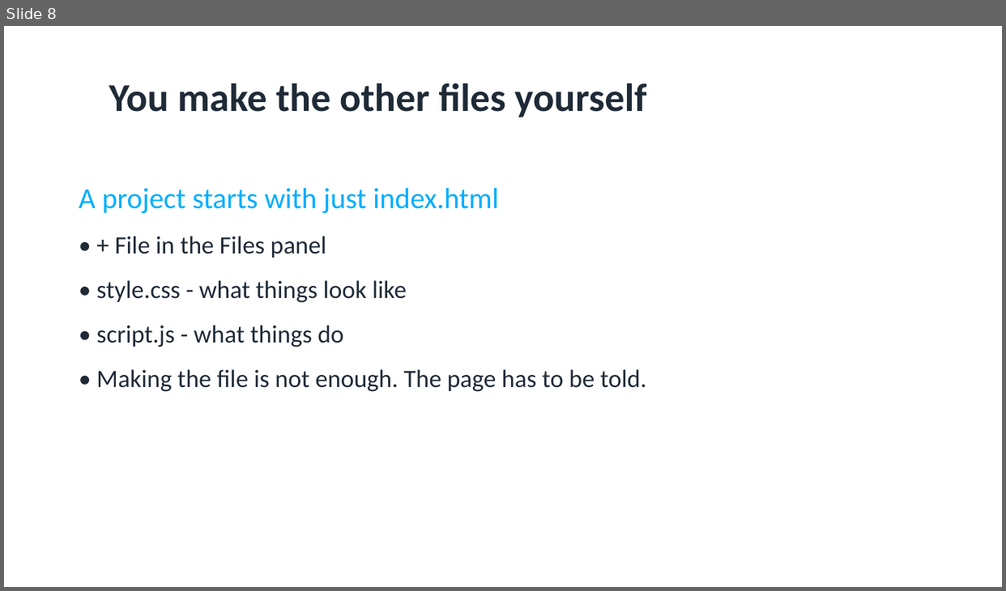
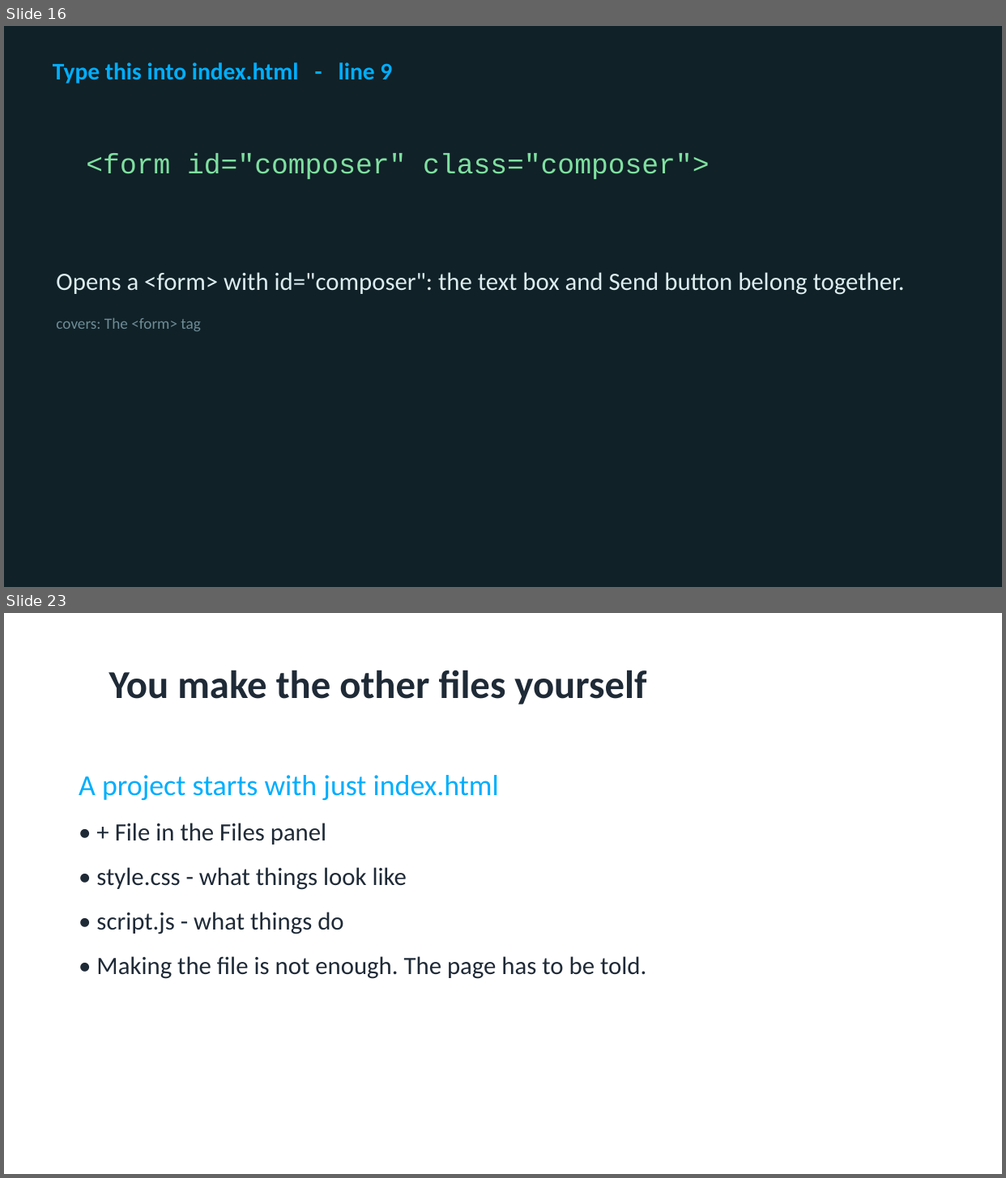
Before and after one commit to utgapps/utgapps.github.io, a slide deck: ai101/slides/week-01.pptx. Shown one above the other, each under a label of ours: slide 8 before the commit, slides 16 and 23 after it; the slides between them are not shown. The pictures are 1006x591 and 1006x1178 pixels, drawn with LibreOffice and Linux fonts; fonts in the diff are those of the drawing. Boxes give left, top, right and bottom in pixels: in the first picture for what was removed or moved away, otherwise in the second. Text is boxed around its words. In the diff, an @@ line names an element or a change of style, - is before the commit and + after.

```diff
--- a/ai101/slides/week-01.pptx
+++ b/ai101/slides/week-01.pptx
@@ slide 16 added at [4,26,1002,587], background #102127 @@
@@ text added at [53,62,392,84], 23 pt, text #01AEFD, bold @@
+Type this into index.html - line 9
@@ text added at [86,153,709,179], 27 pt, text #7FE0A0 @@
+<form id="composer" class="composer">
@@ text added at [56,272,905,331], 24 pt, text #DCECEF @@
+Opens a <form> with id="composer": the text box and Send button belong together.
+covers: The <form> tag
@@ what was slide 8 is now slide 23 @@
```
Also in this commit, not shown: 1 slide changed, 82 other slides added, 10 slides removed, 32 other files.
